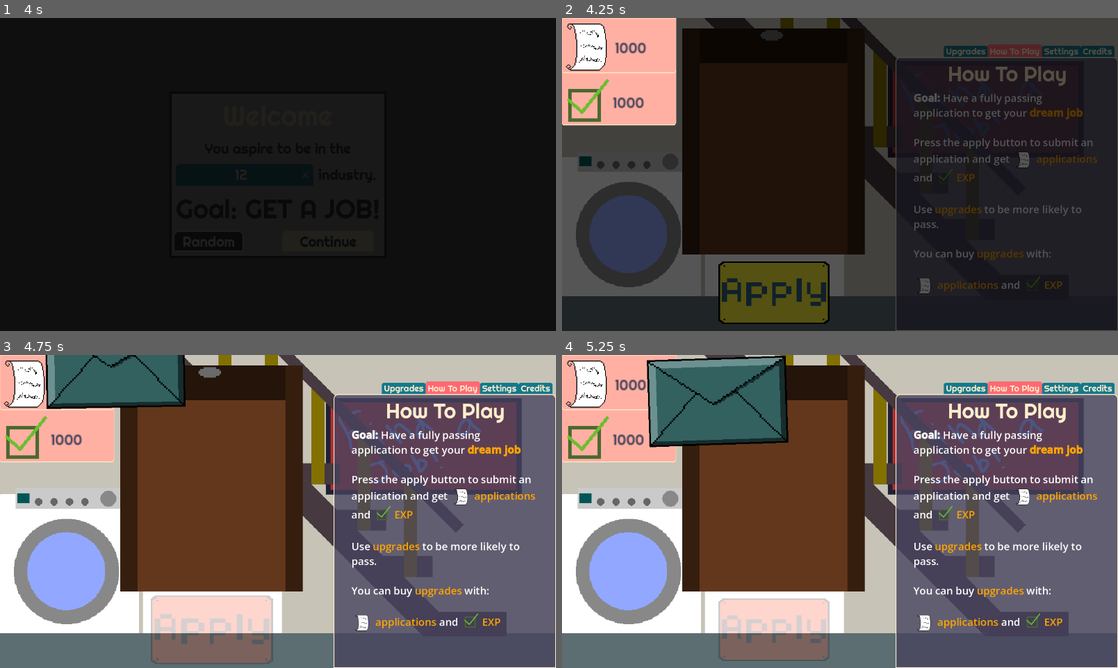
Above: before the commit, frames 1-4 (two rows, left to right).
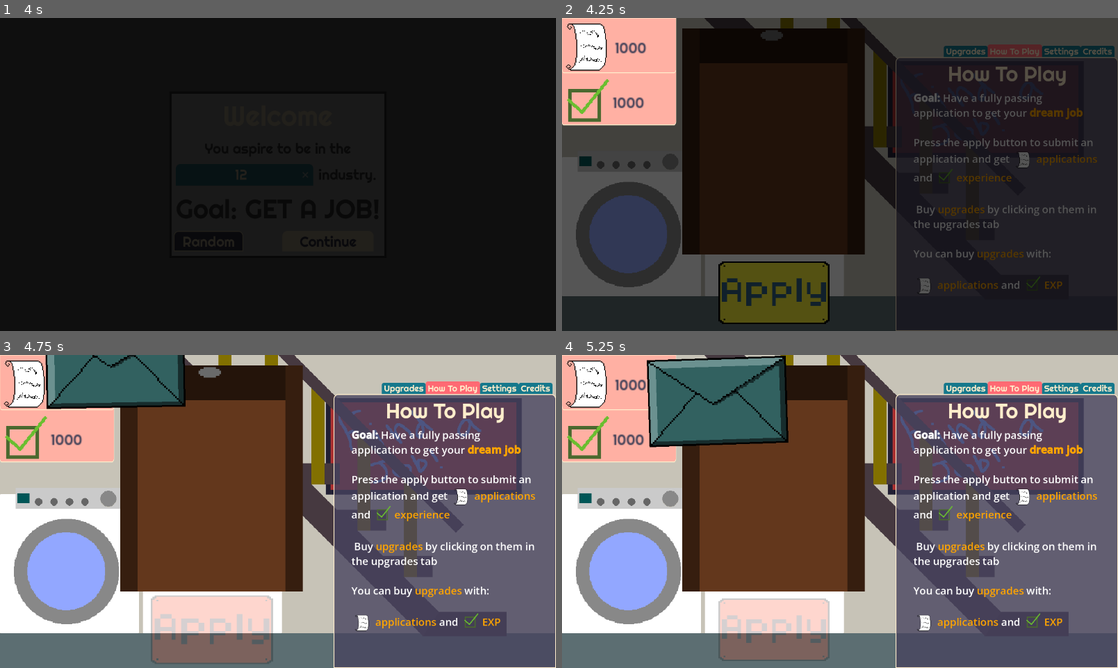
Above: after the commit, the same moments.

Repository: OrangePainting/in-this-economy
Game: Godot game, scene res://Scenes/main_menu.tscn
Same seed, same stepped clock (60 frames per second), same inputs: the game is played once before the commit and once after it. Sound files missing from this copy of the repository are replaced by a short silence.
Inputs (mouse positions are in pixels of both pictures, inside the frame that each line leads up to):
- Up to frame 1 (4 s): tap Enter at 0.5 s; move the mouse to (400, 158) at 0.52 s; click (400, 158) at 0.67 s; click "Skip" at 1.25 s; click "Start Game" at 2 s; click (244, 174) at 2.77 s; type "12" at 2.85 s; click "Continue" at 3.5 s
- Up to frame 2 (4.25 s): no input
- Up to frame 3 (4.75 s): click (211, 630) at 4.25 s
- Up to frame 4 (5.25 s): move the mouse to (728, 527) at 5.02 s; click (728, 527) at 5.17 s

Frame 1 is identical in both runs. In frame 2, 0.5% of the frame differs, in the area x 63-96%, y 49-68%; in frame 3, 0.8%, in the area x 63-97%, y 49-68%; in frame 4, 0.8%.

Commit message:
More QOL stuff
Krish Konda
17:20 06/25/26

Diff:
--- a/Scenes/tab_system.tscn
+++ b/Scenes/tab_system.tscn
@@ -32,7 +32,7 @@
 theme_override_font_sizes/font_size = 20
 theme_override_styles/panel = SubResource("StyleBoxFlat_4bjt4")
 tab_alignment = 2
-current_tab = 4
+current_tab = 2
 clip_tabs = false
 
 [node name="Upgrades" type="TabBar" parent="TabContainer" unique_id=1681068401]
@@ -90,7 +90,7 @@
 offset_left = 54.0
 offset_top = 97.0
 offset_right = 486.0
-offset_bottom = 627.0
+offset_bottom = 561.0
 vertical_scroll_mode = 2
 
 [node name="ProjectContainer" type="VBoxContainer" parent="TabContainer/Projects/ScrollContainer" unique_id=2134371092]
@@ -101,8 +101,21 @@
 theme_override_constants/separation = 5
 script = ExtResource("3_rdeo7")
 
+[node name="InfoLabel" type="Label" parent="TabContainer/Projects" unique_id=1477794490]
+texture_filter = 2
+layout_mode = 0
+offset_left = 12.0
+offset_top = 561.0
+offset_right = 502.0
+offset_bottom = 622.0
+theme = ExtResource("1_xwrfs")
+theme_override_font_sizes/font_size = 20
+text = "PS, if you're bored of playing the same projects,
+ buy more types in the upgrades tab!"
+horizontal_alignment = 1
+vertical_alignment = 1
+
 [node name="How To Play" type="TabBar" parent="TabContainer" unique_id=447612872]
-visible = false
 texture_filter = 2
 layout_mode = 2
 metadata/_tab_index = 2
@@ -129,15 +142,13 @@
 bbcode_enabled = true
 text = "[font_size=24][b]Goal:[/b] Have a fully passing application to get your [color=ORANGE][b]dream job[/b][/color]
 
-Press the apply button to submit an application and get [img=10%x10%]res://Assets/UI/ApplicationLogo.png[/img]  [color=ORANGE]applications[/color] and [img=10%x10%]res://Assets/UI/ExpLogo.png[/img] [color=ORANGE]EXP[/color]
-
-Use [color=ORANGE]upgrades[/color] to be more likely to pass.
+Press the apply button to submit an application and get [img=10%x10%]res://Assets/UI/ApplicationLogo.png[/img]  [color=ORANGE]applications[/color] and [img=10%x10%]res://Assets/UI/ExpLogo.png[/img] [color=ORANGE]experience[/color]
+
+ Buy [color=ORANGE]upgrades[/color] by clicking on them in the upgrades tab
 
 You can buy [color=ORANGE]upgrades[/color] with:
 
-[img=10%x10%]res://Assets/UI/ApplicationLogo.png[/img]  [color=ORANGE]applications[/color] and [img=10%x10%]res://Assets/UI/ExpLogo.png[/img] [color=ORANGE]EXP[/color]
-
-Complete [color=ORANGE]projects[/color] to gain EXP [img=10%x10%]res://Assets/UI/ExpLogo.png[/img][/font_size]"
+[img=10%x10%]res://Assets/UI/ApplicationLogo.png[/img]  [color=ORANGE]applications[/color] and [img=10%x10%]res://Assets/UI/ExpLogo.png[/img] [color=ORANGE]EXP[/color]"
 
 [node name="Settings" type="TabBar" parent="TabContainer" unique_id=597449230]
 visible = false
@@ -218,6 +229,7 @@
 ticks_position = 3
 
 [node name="Credits" type="TabBar" parent="TabContainer" unique_id=1158159260]
+visible = false
 texture_filter = 2
 layout_mode = 2
 metadata/_tab_index = 4
--- a/Scenes/upgrade_template.tscn
+++ b/Scenes/upgrade_template.tscn
@@ -90,4 +90,11 @@
 layout_mode = 2
 text = "MAX"
 
+[node name="ColorRect" type="ColorRect" parent="." unique_id=260519130]
+layout_mode = 0
+offset_right = 400.0
+offset_bottom = 150.0
+mouse_filter = 2
+color = Color(0, 0.26666668, 0.11764706, 0.3764706)
+
 [connection signal="pressed" from="." to="." method="next_level"]
--- a/Scripts/Autoloads/global_data.gd
+++ b/Scripts/Autoloads/global_data.gd
@@ -8,10 +8,10 @@
 # B:
 # oh also the font for the upgrades and alot of things look a bit weird. Ik you want a pixelated look but maybe find a different font that looks better.
 #- [FIXED] the applications feel like they take forever to get any upgrades, so maybe having smaller incremental upgrades would be better
+#- [FIXED] text in the intro is a bit hard to read, might be the drop shadow or something
 # ----
 #I'm not done with the game yet but here's a couple of things I noticed:
 #- music is really good
-#- text in the intro is a bit hard to read, might be the drop shadow or something
 #- - Abt the applications one, I've gotten so many more exp than applications so the limiting factor for getting the upgrades is still applications
 #- for the grid game you can move many times in one cycle like I managed 4 in one direction, idk if this is intended
 
@@ -28,10 +28,10 @@
 # [FIXED] time for grid game goes into the negatives
 # [FIXED] add more music lol (probably also add a button in the credits)
 # [FIXED] various paper sound effects
+# ----
 # currently mainly grinding for applications, not exp
 # - fix: make the projects give you applications too?? How would make this work thematically??
 # story part: most of the time you can't get the fail results in real life
-# Need to make this better for ppl who have hand problems
 # feedback from the project completion needs to exist
 # Still work with the upgrades
 # - At the beginning the game focuses on applications, then later it goes into exp
@@ -40,17 +40,18 @@
 # add scrolling in the bottom corner about various things
 
 # Kh
-# Need to change the How to play text to say buy upgrades by clicking on them in the upgrades tab
+# [FIXED] Need to change the How to play text to say buy upgrades by clicking on them in the upgrades tab
 # Make the projects tab more understable (add next project in INSERT_TIME_HERE)
 # Change project game UI to be more understandable
-# Add "PS, if you're bored of playing the same projects, get more by buying them in the upgrades tab"
-# Make exp be experience
+# [FIXED] Add "PS, if you're bored of playing the same projects, get more by buying them in the upgrades tab"
+# [FIXED] Make exp be experience
 # add multiple jobs being open at once
-# make the exp passive rate shorter probably
-# add "for more experience" in the unlock projects upgrade for the 2nd and 3rd
+# [FIXED] make the exp passive rate longer probably
+# [FIXED] add "for more experience" in the unlock projects upgrade for the 2nd and 3rd
 # make the application time stop
 # make find a job in the background be a whiteboard
 # Add grid game at end
+# add some background elements that move randomly (tumbleweed, laundry, going down stairs)
 
 # Kr
 # Add polyphony to sfx
@@ -58,7 +59,8 @@
 # I
 # Thinks its a gambling game
 # Add another minigame
-
+# Make projects add to applications too
+# Add green tint to upgrade once it's buyable
 
 signal currency_changed
 signal passive_exp_ticked
@@ -102,13 +104,14 @@
 			"app_costs": [8, 13, 50, 150, 250],
 			"display_name": "Better Pass Chance",
 			"descriptions": ["Download a better resume template", "Build a website showcasing your skills", "Bypass the ATS section by hiding keywords in white text", "Pay a professional to write your application using corporate buzzwords", "Exaggerate your Powerpoint skills on your resume"],
+			"effects": {"pass_chance": [0.15, 0.25, 0.325, 0.4]}
 		},
 
 		"3. Unlock Projects": {
 			"exp_costs": [0, 40, 100],
 			"app_costs": [5, 13, 25],
 			"display_name": "Create Projects",
-			"descriptions": ["Unlock the projects tab and complete them for EXP", "Unlock another project type", "Unlock yet another project type"],
+			"descriptions": ["Unlock the projects tab and complete them for EXP", "Unlock another project type for even more EXP", "Unlock yet another project type for a lot of EXP"],
 			"effects": {"projects_unlocked" : [1, 2, 3]}
 		},
 
--- a/Scripts/main.gd
+++ b/Scripts/main.gd
@@ -22,7 +22,7 @@
 	AudioController.play_in_game_music()
 
 	var t = Timer.new()
-	t.wait_time = 2.0
+	t.wait_time = GlobalData.PASSIVE_EXP_INTERVAL
 	t.timeout.connect(on_passive_exp_tick)
 	add_child(t)
 	t.start()
--- a/Scripts/projects.gd
+++ b/Scripts/projects.gd
@@ -6,8 +6,8 @@
 const PinGame = preload("res://Scenes/pin_drop_manager.tscn")
 var overlay: CanvasLayer
 
-var projects_names = ["Grid", "Arc", "Pin"]
-var projects_exp_gain = [20, 40, 60]
+var projects_names = ["Pin", "Arc", "Grd"]
+var projects_exp_gain = [60, 40, 20]
 
 # Called when the node enters the scene tree for the first time.
 func _ready() -> void:
@@ -16,7 +16,7 @@
 
 
 func start_tween_loop() -> void:
-	var wait_time = 20 - clamp(GlobalData.num_upgrades_bought / 3, 3, 11)
+	var wait_time = 20 - clamp(GlobalData.num_upgrades_bought / 3.0, 3, 11)
 	var t = create_tween()
 	t.tween_callback(idk).set_delay(randf_range(wait_time * 0.9, wait_time * 1.1))
 	t.tween_callback(start_tween_loop)
--- a/Scripts/spinner_document.gd
+++ b/Scripts/spinner_document.gd
@@ -76,7 +76,7 @@
 
 func generate_results(num_results: int) -> Array[bool]:
 	var to_return: Array[bool] = []
-	var guaranteed = mini(GlobalData.stats["guaranteed_passes"], num_results)
+	var guaranteed = mini(GlobalData.stats["guaranteed_passes"] + 8, num_results + 8)
 	for i in guaranteed: to_return.append(true)
 	for i in num_results - guaranteed: to_return.append(randf() < GlobalData.stats["pass_chance"])
 	to_return.shuffle()
--- a/Scripts/tab_system.gd
+++ b/Scripts/tab_system.gd
@@ -9,7 +9,10 @@
 
 func check_unlock_projects() -> void:
 	for upgrade in GlobalData.upgrades_bought:
-		if upgrade.id == "3. Unlock Projects": %TabContainer.set_tab_hidden(1, false)
+		if upgrade.id == "3. Unlock Projects":
+			%TabContainer.set_tab_hidden(1, false)
+			if GlobalData.upgrades_bought[upgrade] == 3:
+				$TabContainer/Projects/InfoLabel.visible = false
 
 
 # Called every frame. 'delta' is the elapsed time since the previous frame.
--- a/Scripts/upgrade_template.gd
+++ b/Scripts/upgrade_template.gd
@@ -78,6 +78,7 @@
 
 	if GlobalData.total_apps < upgrade.app_costs[get_current_level()]:
 		app_cost_label.set_modulate(Color(1.0, 0.2, 0.2, 1.0))
+		modulate = Color.WHITE
 	else:
 		app_cost_label.set_modulate(Color(0.2, 1.0, 0.2, 1.0))
 
@@ -86,6 +87,11 @@
 	else:
 		exp_cost_label.set_modulate(Color(0.2, 1.0, 0.2, 1.0))
 
+	if GlobalData.total_apps >= upgrade.app_costs[get_current_level()] and GlobalData.experience >= upgrade.exp_costs[get_current_level()]:
+		$ColorRect.visible = true
+	else:
+		$ColorRect.visible = false
+
 
 # Called every frame. 'delta' is the elapsed time since the previous frame.
 func _process(delta: float) -> void:
--- a/Upgrades/2. improve yourself.tres
+++ b/Upgrades/2. improve yourself.tres
@@ -10,5 +10,5 @@
 exp_costs = Array[int]([0, 5, 20, 75, 250])
 app_costs = Array[int]([8, 13, 50, 150, 250])
 effects = {
-"pass_chance": [0.05, 0.15, 0.25, 0.3, 0.35]
+"pass_chance": [0.15, 0.25, 0.325, 0.4]
 }
--- a/Upgrades/3. unlock projects.tres
+++ b/Upgrades/3. unlock projects.tres
@@ -6,7 +6,7 @@
 script = ExtResource("1_jrst4")
 id = "3. Unlock Projects"
 display_name = "Create Projects"
-descriptions = Array[String](["Unlock the projects tab and complete them for EXP", "Unlock another project type", "Unlock yet another project type"])
+descriptions = Array[String](["Unlock the projects tab and complete them for EXP", "Unlock another project type for even more EXP", "Unlock yet another project type for a lot of EXP"])
 exp_costs = Array[int]([0, 40, 100])
 app_costs = Array[int]([5, 13, 25])
 effects = {
Not shown: 1 places in Upgrades/1. faster spin.tres that only renumber resources
Not shown: 1 places in Upgrades/2. improve yourself.tres that only renumber resources
Not shown: 1 places in Upgrades/3. unlock projects.tres that only renumber resources
Not shown: 1 places in Upgrades/4. more apps per spin.tres that only renumber resources
Not shown: 1 places in Upgrades/5. passive exp.tres that only renumber resources
Not shown: 1 places in Upgrades/6. referral.tres that only renumber resources
Not shown: 1 places in Upgrades/7. auto apply.tres that only renumber resources
Not shown, changed: export_presets.cfg
